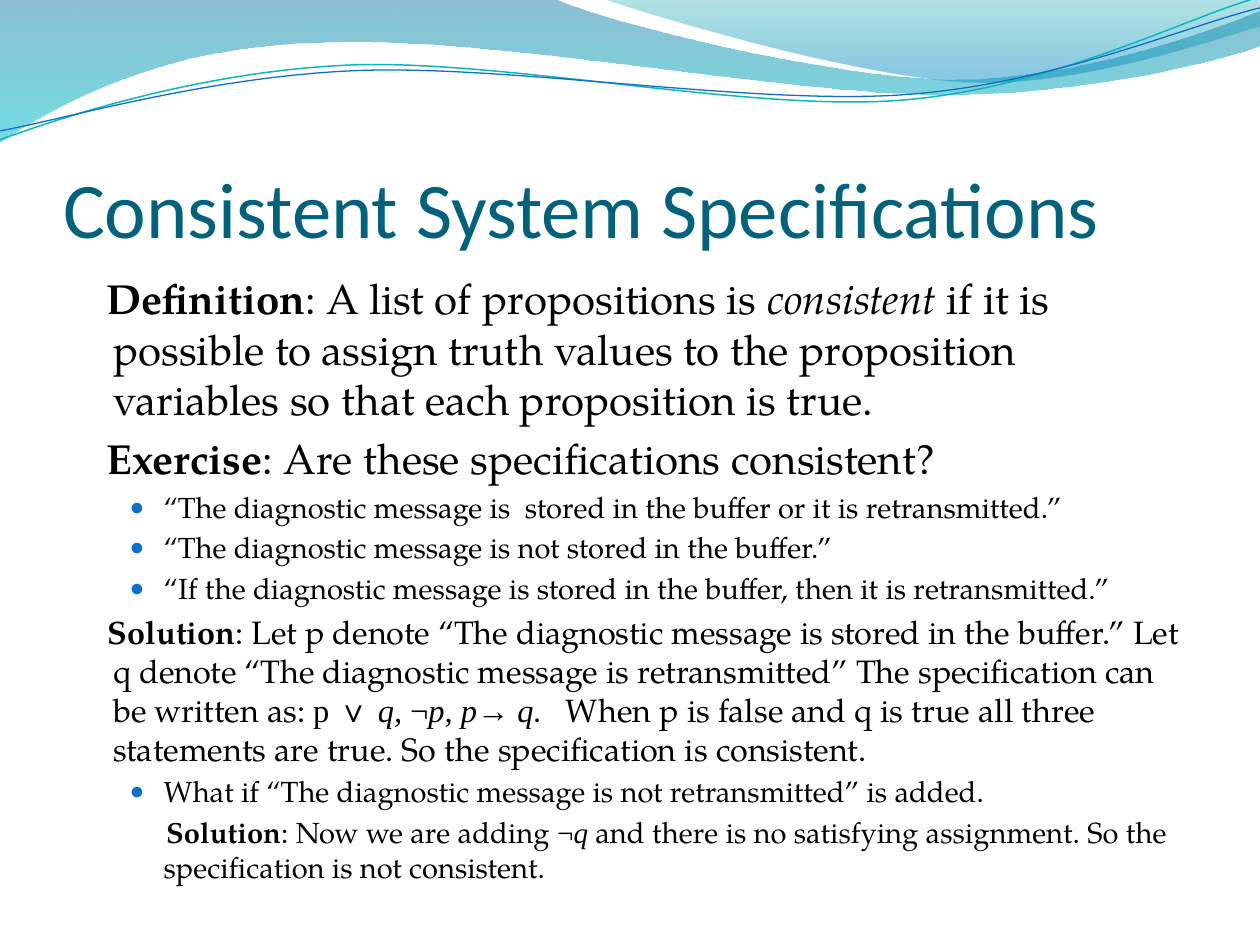
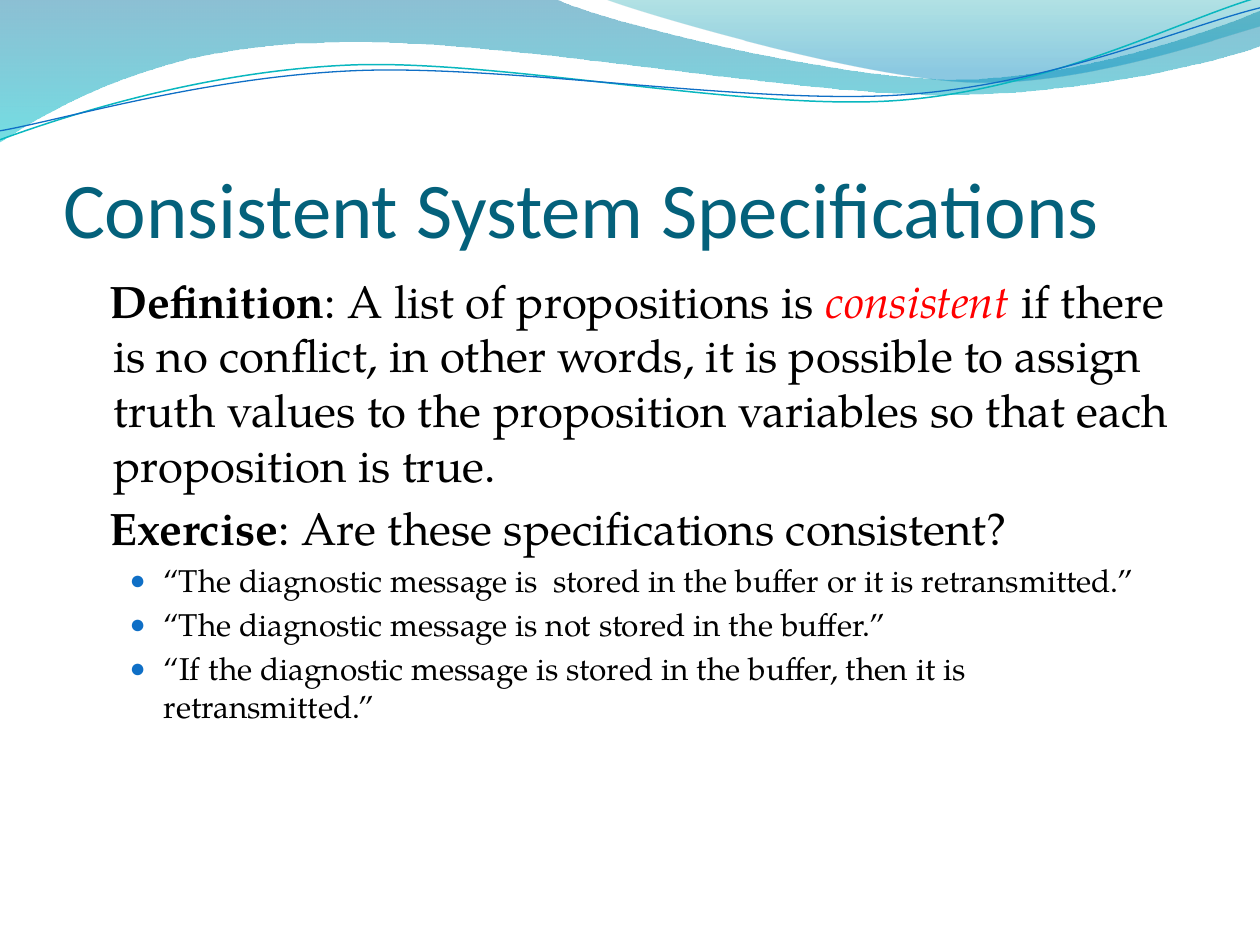
Before and after one commit to lin-chen-GA/lin-chen-GA.github.io, a slide deck: slide 36 of cs2620/slides/cs2620_notes1.pptx (slide 34 before the commit). Drawn at 1260x945 pixels with LibreOffice and Linux fonts; fonts in the diff are those of the drawing; background and template pictures are left out. Boxes give left, top, right and bottom in pixels: in the first picture for what was removed or moved away, otherwise in the second. Text is boxed around its words. In the diff, an @@ line names an element or a change of style, - is before the commit and + after.

```diff
--- a/cs2620/slides/cs2620_notes1.pptx
+++ b/cs2620/slides/cs2620_notes1.pptx
@@ text at bbox=[110, 284, 1168, 495]: text changed; size 24.1 to 26 pt @@
-Definition: A list of propositions is consistent if it is possible to assign truth values to the proposition variables so that each proposition is true.
+Definition: A list of propositions is consistent if there is no conflict, in other words, it is possible to assign truth values to the proposition variables so that each proposition is true.
@@ text at bbox=[110, 511, 1133, 719]: size 24.1 to 26 pt in "Exercise: Are these specifications consistent?"; size 16.6 to 18 pt in "“The diagnostic message is stored in the ...", "“The diagnostic message is not stored in ...", "“If the diagnostic message is stored in ..." @@
@@ text at bbox=[108, 620, 1179, 886]: paragraphs removed @@
-Solution: Let p denote “The diagnostic message is stored in the buffer.” Let q denote “The diagnostic message is retransmitted” The specification can be written as: p ∨ q, ¬p, p→ q. When p is false and q is true all three statements are true. So the specification is consistent.
-  ● What if “The diagnostic message is not retransmitted” is added.
-  Solution: Now we are adding ¬q and there is no satisfying assignment. So the specification is not consistent.
```
Also in this commit, not shown: 5 other slides changed, 6 slides added, 7 other files.
